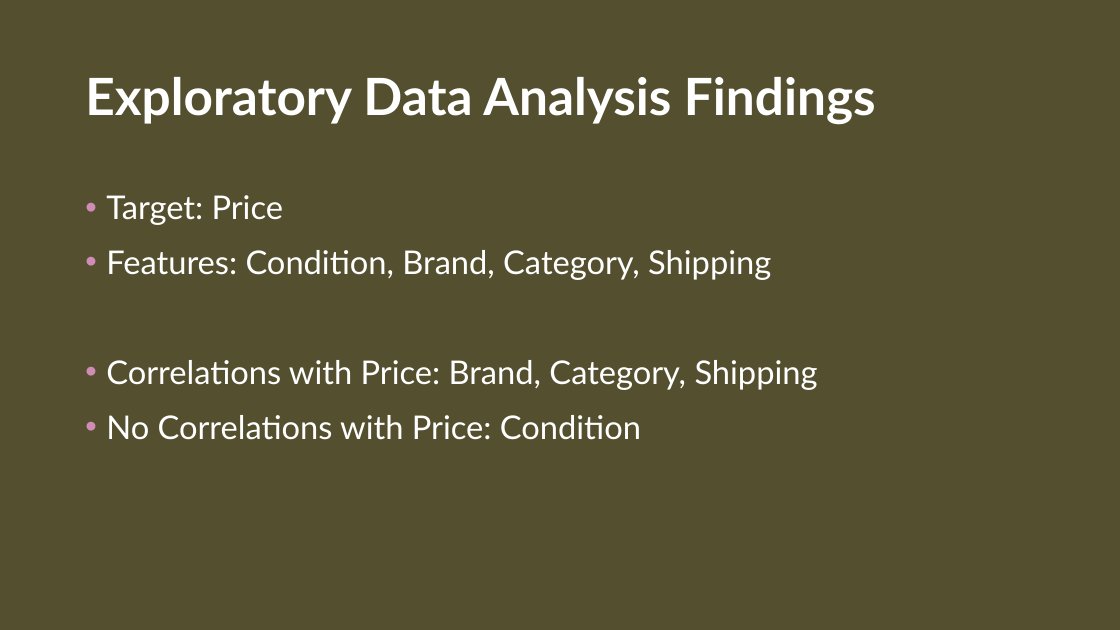
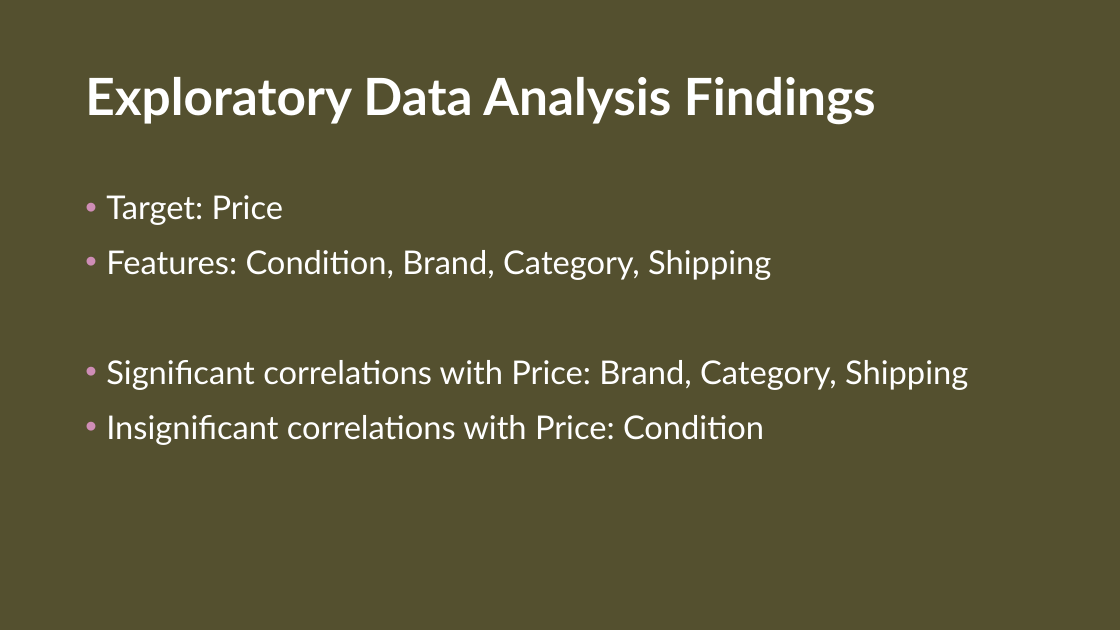
Before and after one commit to CroissantAhhh/GuidedCapstone2, a slide deck: slide 9 of CP2SlideDeck.pptx (slide 10 before the commit). Drawn at 1120x630 pixels with LibreOffice and Linux fonts; fonts in the diff are those of the drawing; background and template pictures are left out. Boxes give left, top, right and bottom in pixels: in the first picture for what was removed or moved away, otherwise in the second. Text is boxed around its words. In the diff, an @@ line names an element or a change of style, - is before the commit and + after.

```diff
--- a/CP2SlideDeck.pptx
+++ b/CP2SlideDeck.pptx
@@ text at [106,360,968,445]: text changed @@
-• Correlations with Price: Brand, Category, Shipping
-• No Correlations with Price: Condition
+• Significant correlations with Price: Brand, Category, Shipping
+• Insignificant correlations with Price: Condition
```
Also in this commit, not shown: 6 other slides changed, 2 slides added, 1 slide removed, 8 other files.
